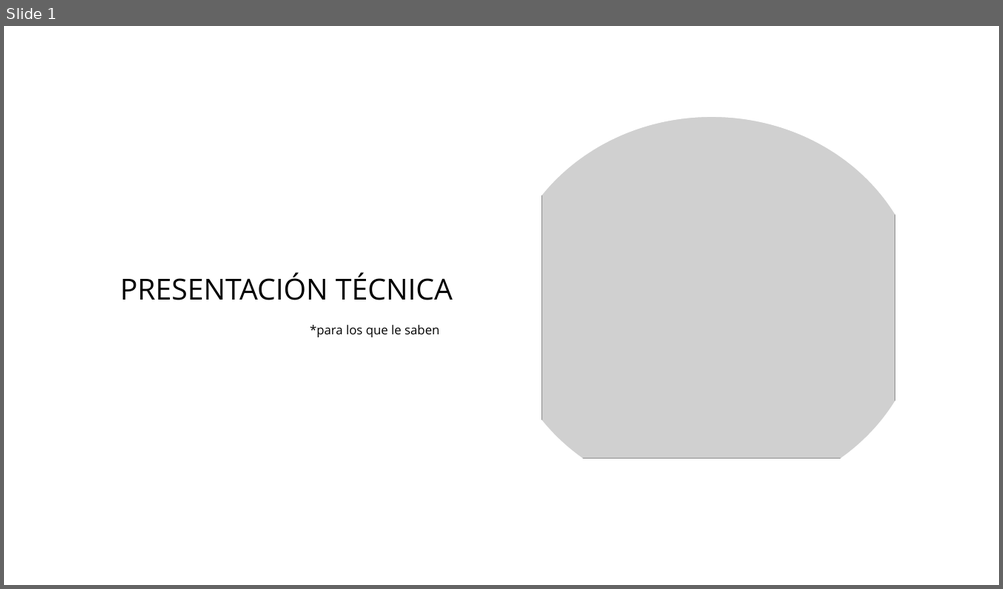
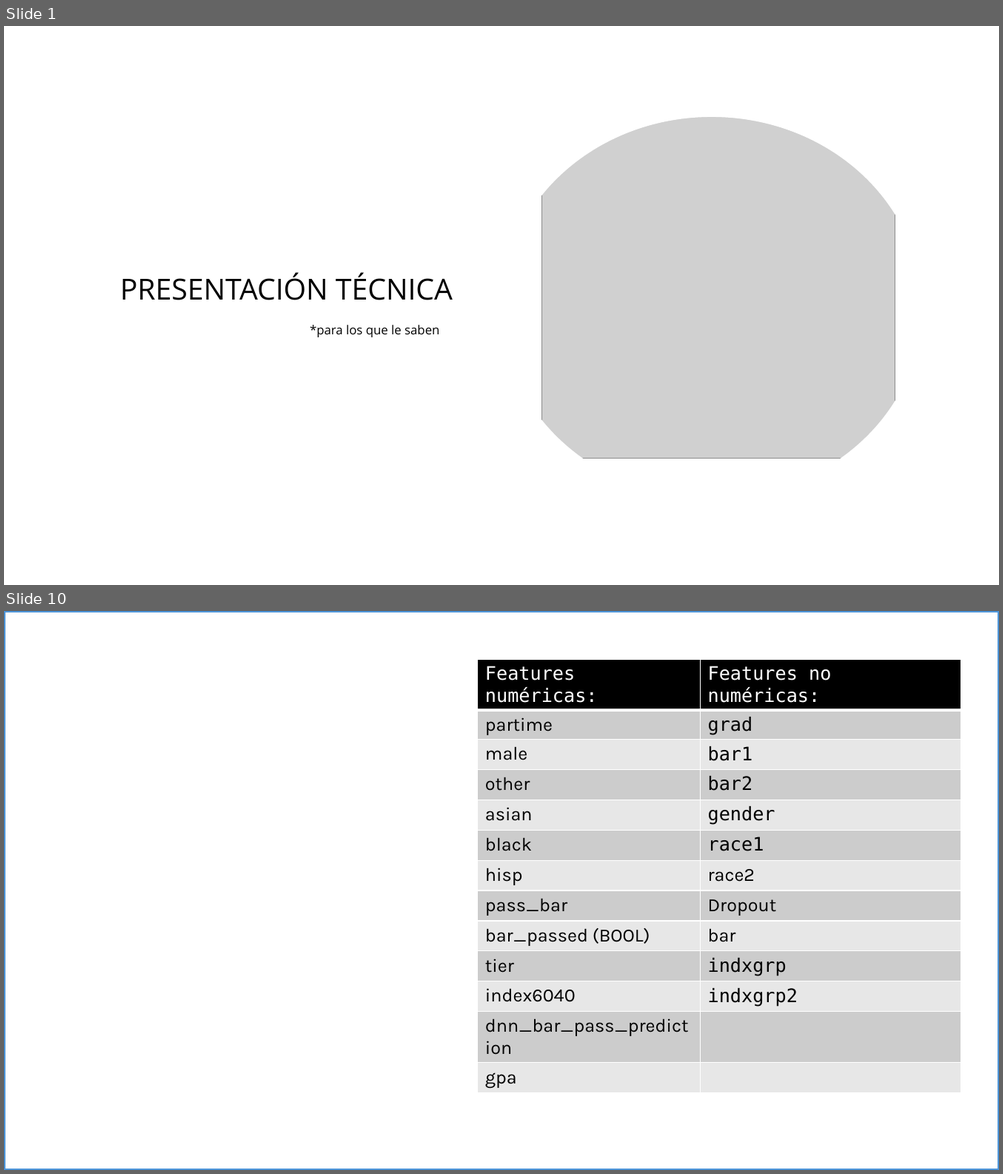
Before and after one commit to alejokawaii/DanielAlejandroSalcedoPerez_proyecto_final_ML, a slide deck: docs/Presentación1.pptx. Shown one above the other, each under a label of ours: slide 1 before the commit, slides 1 and 10 after it; the slides between them are not shown. The pictures are 1003x589 and 1003x1174 pixels, drawn with LibreOffice and Linux fonts; fonts in the diff are those of the drawing; grey boxes stand for pictures. Boxes give left, top, right and bottom in pixels: in the first picture for what was removed or moved away, otherwise in the second. Text is boxed around its words. In the diff, an @@ line names an element or a change of style, - is before the commit and + after.

```diff
--- a/docs/Presentación1.pptx
+++ b/docs/Presentación1.pptx
@@ slide 10 added at bbox=[4, 611, 999, 1170], background #FFFFFF @@
@@ rectangle added at bbox=[4, 611, 999, 1170], outline #4E95D9 3 pt @@
@@ table added at bbox=[478, 660, 961, 1091], 13 rows, 2 columns @@
+Features numéricas: | Features no numéricas:
+partime | grad
+male | bar1
+other | bar2
+asian | gender
+black | race1
+hisp | race2
+pass_bar | Dropout
+bar_passed (BOOL) | bar
+tier | indxgrp
+index6040 | indxgrp2
+dnn_bar_pass_prediction | 
+gpa | 
```
Also in this commit, not shown: 8 slides changed, 9 other slides added.
